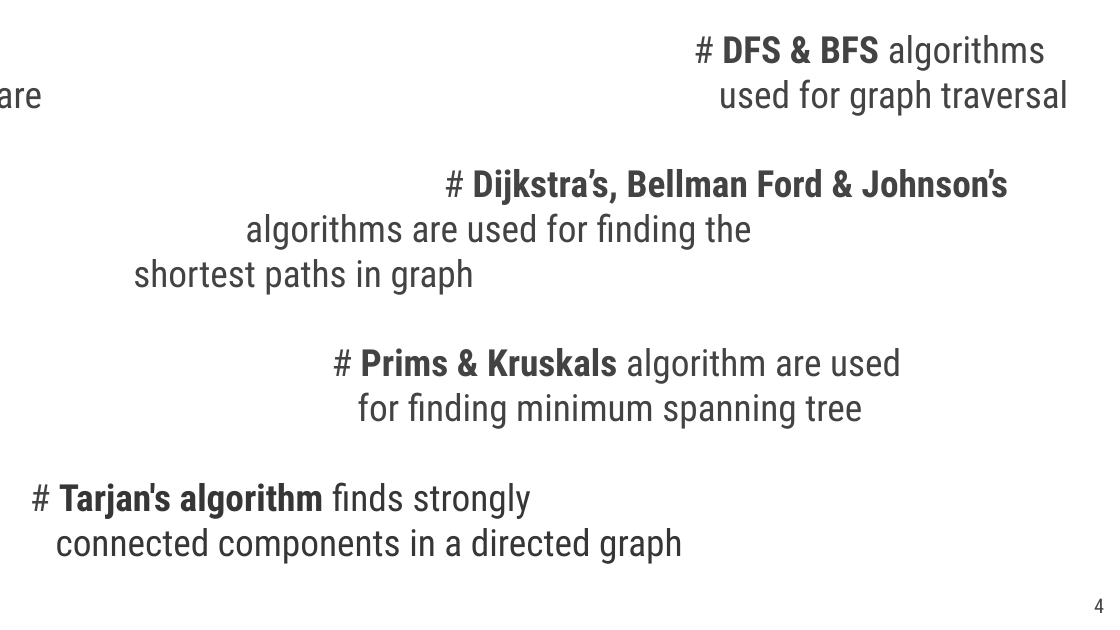
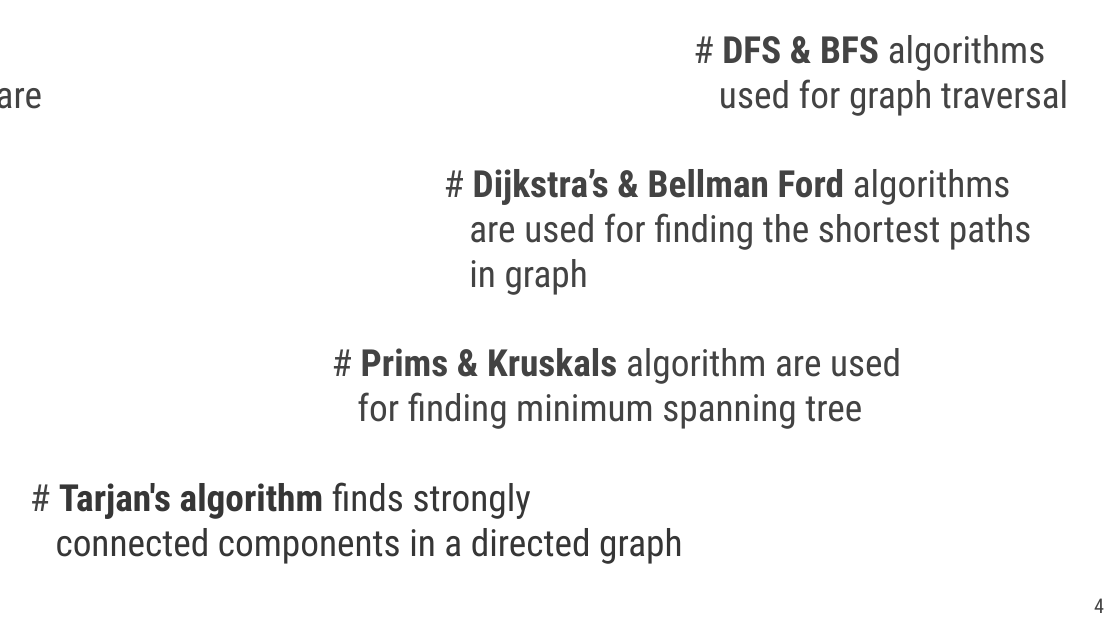
Before and after one commit to Rafid13iit/SPL_1, a slide deck: slide 4 of SPL1_FinalExam_slides.pptx. Drawn at 1120x630 pixels with LibreOffice and Linux fonts; fonts in the diff are those of the drawing; background and template pictures are left out. Boxes give left, top, right and bottom in pixels: in the first picture for what was removed or moved away, otherwise in the second. Text is boxed around its words. In the diff, an @@ line names an element or a change of style, - is before the commit and + after.

```diff
--- a/SPL1_FinalExam_slides.pptx
+++ b/SPL1_FinalExam_slides.pptx
@@ text at (469,169,1031,295): text changed @@
-# Dijkstra’s, Bellman Ford & Johnson’s algorithms are used for finding the shortest paths in graph
+# Dijkstra’s & Bellman Ford algorithms
+are used for finding the shortest paths
+in graph
```
Also in this commit, not shown: 1 other slide changed, 3 other files.
